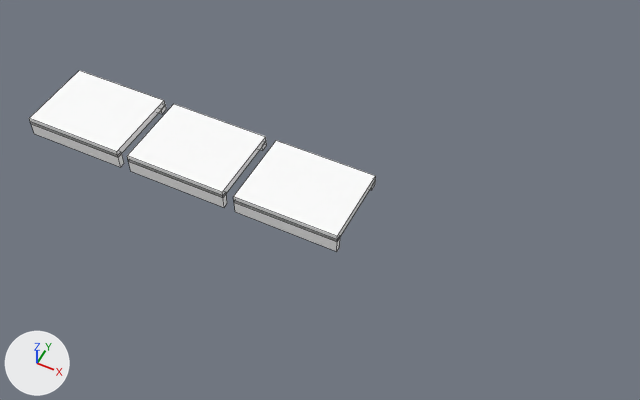
Before and after pictures for a commit that changed the OBJ model Games/GuruttoWorld/Assets/Models/GuidanceLab/Cue2A/Baked/Block-0-0.obj.
Camera for both pictures: a 50 mm camera at (4.46, 6.65, 13.57) aimed at (0.09, 15.38, 2.65). Lighting does not change. The marker at lower left points along +X, +Y and +Z. The picture after the commit comes second. Mesh edges are drawn as thin lines. Where no turn or scale is listed for an object, it has been applied to the vertices. Vertices at exactly the same position are counted once.

In view in the first picture: 'Block-0-0'.
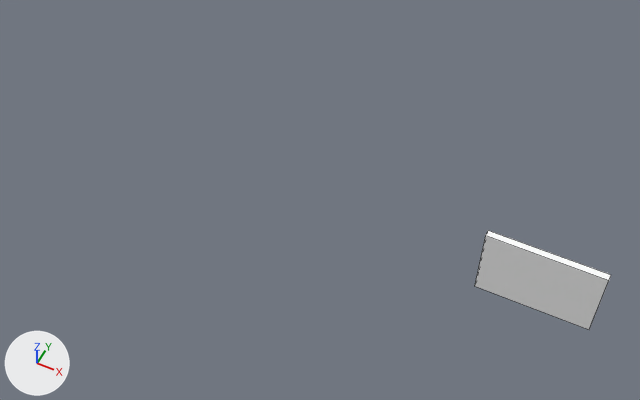
Pixel boxes (x1, y1, x2, y2) of what changed, in the pictures (640 x 400 px):
'Block-0-0', reshaped (61% narrower, 45% shorter): before (29, 70, 376, 251); after (475, 230, 611, 330)
part 1 of me_block_0_0, added: after (475, 230, 611, 330)
part 2 of me_block_0_0, deleted: before (29, 70, 165, 157)
part 3 of me_block_0_0, deleted: before (127, 104, 266, 198)
part 4 of me_block_0_0, deleted: before (128, 160, 227, 207)
part 5 of me_block_0_0, deleted: before (233, 140, 375, 242)
part 6 of me_block_0_0, deleted: before (31, 122, 124, 167)
part 7 of me_block_0_0, deleted: before (234, 201, 340, 251)

Patch to the scene script:
```diff
--- a/Games/GuruttoWorld/Assets/Models/GuidanceLab/Cue2A/Baked/Block-0-0.obj.py
+++ b/Games/GuruttoWorld/Assets/Models/GuidanceLab/Cue2A/Baked/Block-0-0.obj.py
@@ me_block_0_0 @@
 # used by ob_block_0_0; location = (0.0, 0.0, 0.0)
-me_block_0_0.from_pydata(...)  # 72 vertices, 54 faces; spans x -4.9..0.9, y 14.35..15.77, z 2.9..3.26
+me_block_0_0.from_pydata(...)  # 8 vertices, 6 faces; spans x 2.84..4.76, y 15.62..15.74, z 1.65..2.95
+# me_block_0_0 part 1: a new loose piece, a box spanning x 2.84..4.76, y 15.62..15.74, z 1.65..2.95, in mat_white (white #ffffff)
+# me_block_0_0 part 2: the loose piece of 8 vertices spanning x -4.9..-3.1, y 14.35..15.75, z 3.13..3.26 is deleted
+# me_block_0_0 part 3: the loose piece of 8 vertices spanning x -2.9..-1.1, y 14.35..15.75, z 3.13..3.26 is deleted
+# me_block_0_0 part 4: the loose piece of 8 vertices spanning x -2.9..-1.1, y 14.35..14.45, z 2.9..3.18 is deleted
+# me_block_0_0 part 5: the loose piece of 8 vertices spanning x -0.9..0.9, y 14.35..15.75, z 3.13..3.26 is deleted
+# me_block_0_0 part 6: the loose piece of 8 vertices spanning x -4.9..-3.1, y 14.35..14.45, z 2.9..3.18 is deleted
+# me_block_0_0 part 7: the loose piece of 8 vertices spanning x -0.9..0.9, y 14.35..14.45, z 2.9..3.18 is deleted
+# other edits to the shape of me_block_0_0 do not show in these pictures
 me_block_0_0.materials.append(mat_white)
```
